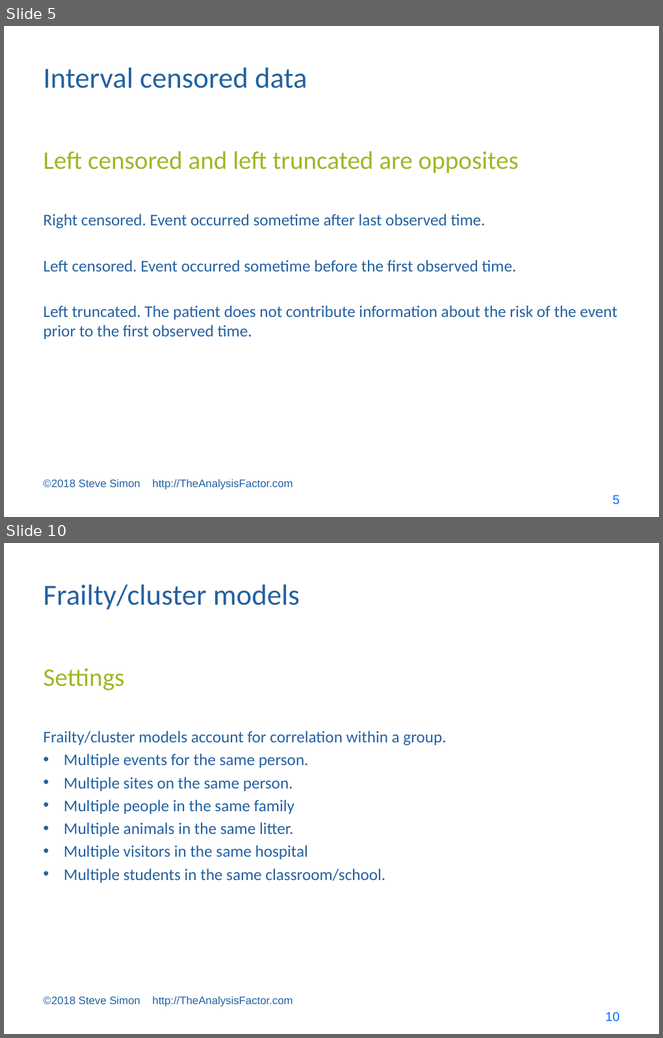
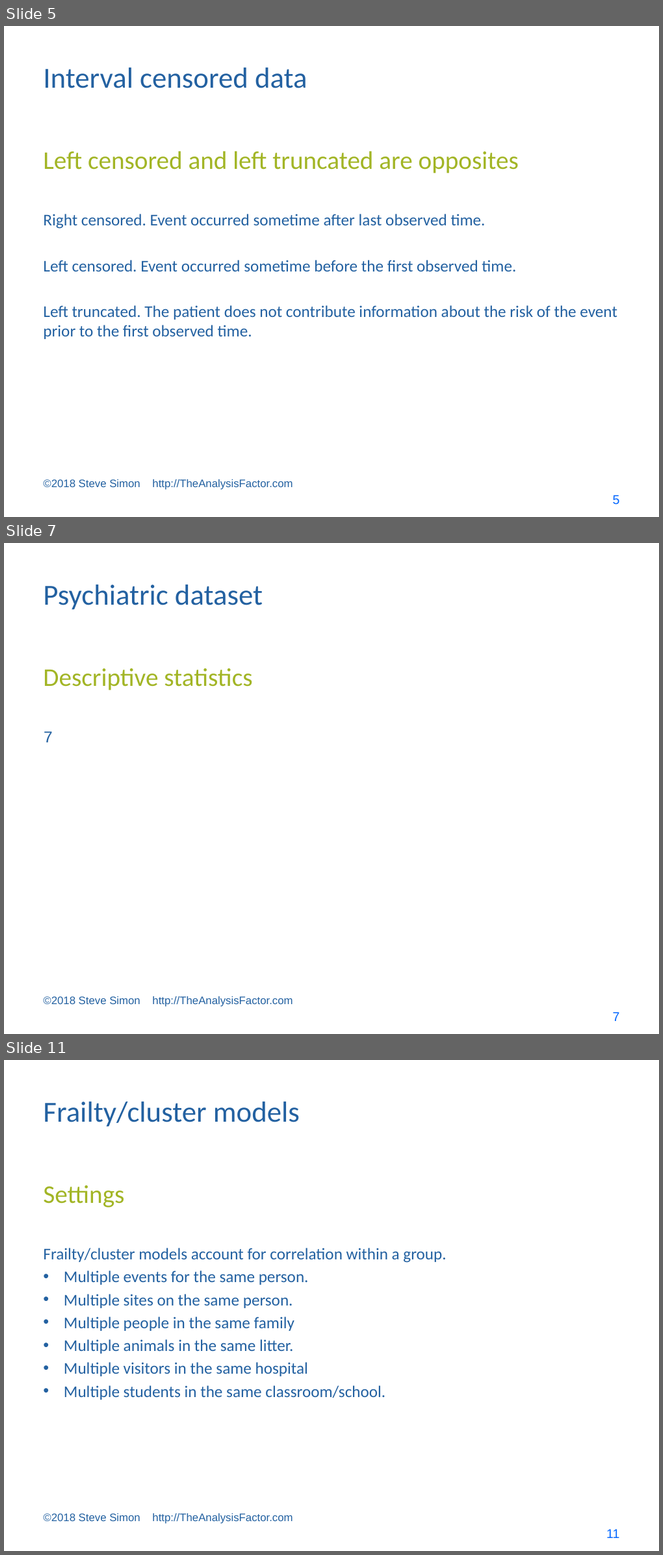
Before and after one commit to pmean/survival-models, a slide deck: bin/survival lecture 7.pptx. Shown one above the other, each under a label of ours: slides 5 and 10 before the commit, slides 5, 7 and 11 after it; the slides between them are not shown. The pictures are 663x1038 and 663x1555 pixels, drawn with LibreOffice and Linux fonts; fonts in the diff are those of the drawing. Boxes give left, top, right and bottom in pixels: in the first picture for what was removed or moved away, otherwise in the second. Text is boxed around its words. In the diff, an @@ line names an element or a change of style, - is before the commit and + after.

```diff
--- a/bin/survival lecture 7.pptx
+++ b/bin/survival lecture 7.pptx
@@ slide 7 added at (x1=4, y1=543, x2=659, y2=1034), background #FFFFFF @@
@@ title added at (x1=43, y1=585, x2=263, y2=610), 32 pt, text #2361A1 @@
+Psychiatric dataset
@@ text added at (x1=43, y1=668, x2=252, y2=691), 28 pt, text #A2B525 @@
+Descriptive statistics
@@ text added at (x1=43, y1=731, x2=53, y2=743), 18 pt, text #2361A1 @@
+7
@@ text added at (x1=43, y1=997, x2=293, y2=1007), 12 pt, text #2361A1 @@
+©2018 Steve Simon http://TheAnalysisFactor.com
@@ page number added at (x1=613, y1=1012, x2=620, y2=1021), 14 pt, text #0066FF @@
+7
@@ what was slide 10 is now slide 11 @@
@@ page number at (x1=607, y1=1529, x2=620, y2=1538): text changed @@
-10
+11
```
Also in this commit, not shown: 15 slides changed, 3 other files.
